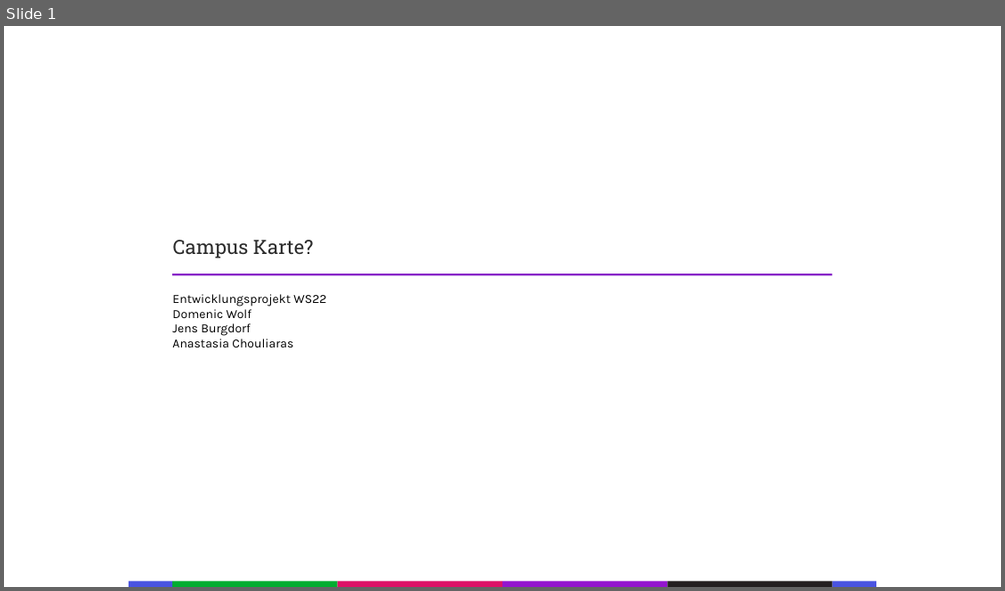
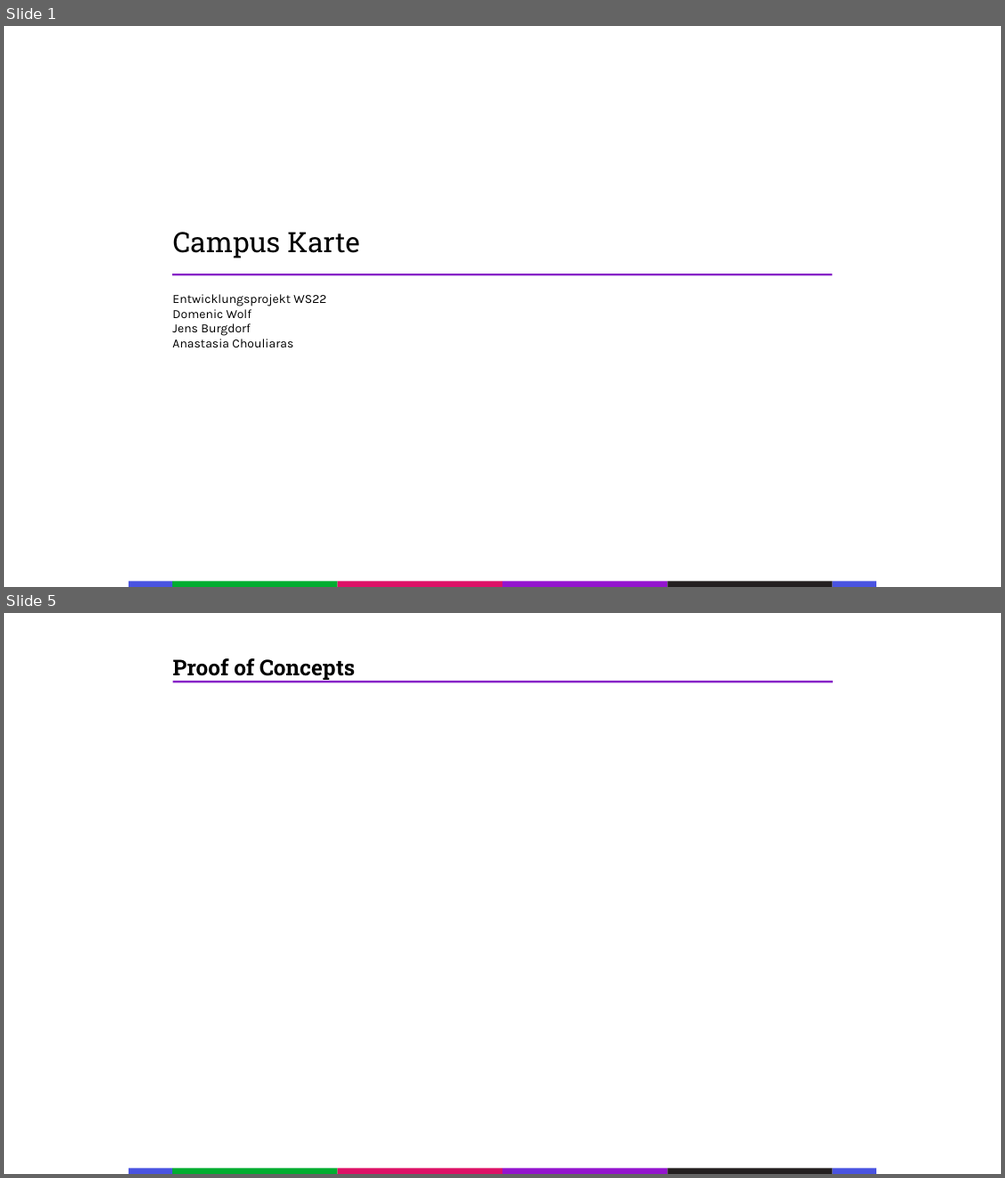
Before and after one commit to Splashpixx/EPW2122ChouliarasBurgdorfWolf, a slide deck: Audit-1/Audit 1.pptx. Shown one above the other, each under a label of ours: slide 1 before the commit, slides 1 and 5 after it; the slides between them are not shown. The pictures are 1005x591 and 1005x1178 pixels, drawn with LibreOffice and Linux fonts; fonts in the diff are those of the drawing. Boxes give left, top, right and bottom in pixels: in the first picture for what was removed or moved away, otherwise in the second. Text is boxed around its words. In the diff, an @@ line names an element or a change of style, - is before the commit and + after.

```diff
--- a/Audit-1/Audit 1.pptx
+++ b/Audit-1/Audit 1.pptx
@@ slide 5 added at [4,613,1001,1174], background #FFFFFF @@
@@ text added at [173,658,355,680], 21 pt, text #000000, bold @@
+Proof of Concepts
@@ line added from (173, 682) to (833, 682), #8723C7 2 pt @@
@@ group added at [129,1167,877,1174]: 6 rectangles @@
@@ slide 1 changed as well @@
@@ text at [173,232,360,258]: text changed; size 19 to 27 pt; text colour #2B2B2B to #000000 @@
-Campus Karte?
+Campus Karte
```
Also in this commit, not shown: 4 other slides added, 3 slides removed, 5 other files.
